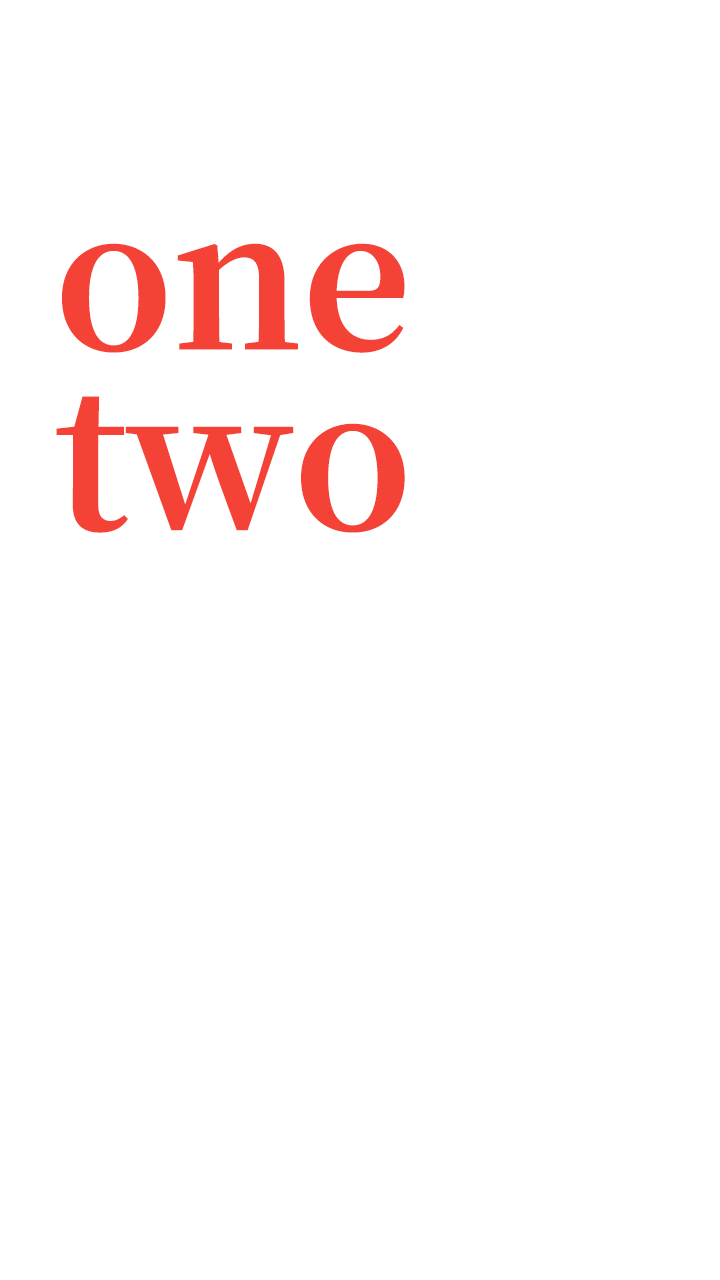
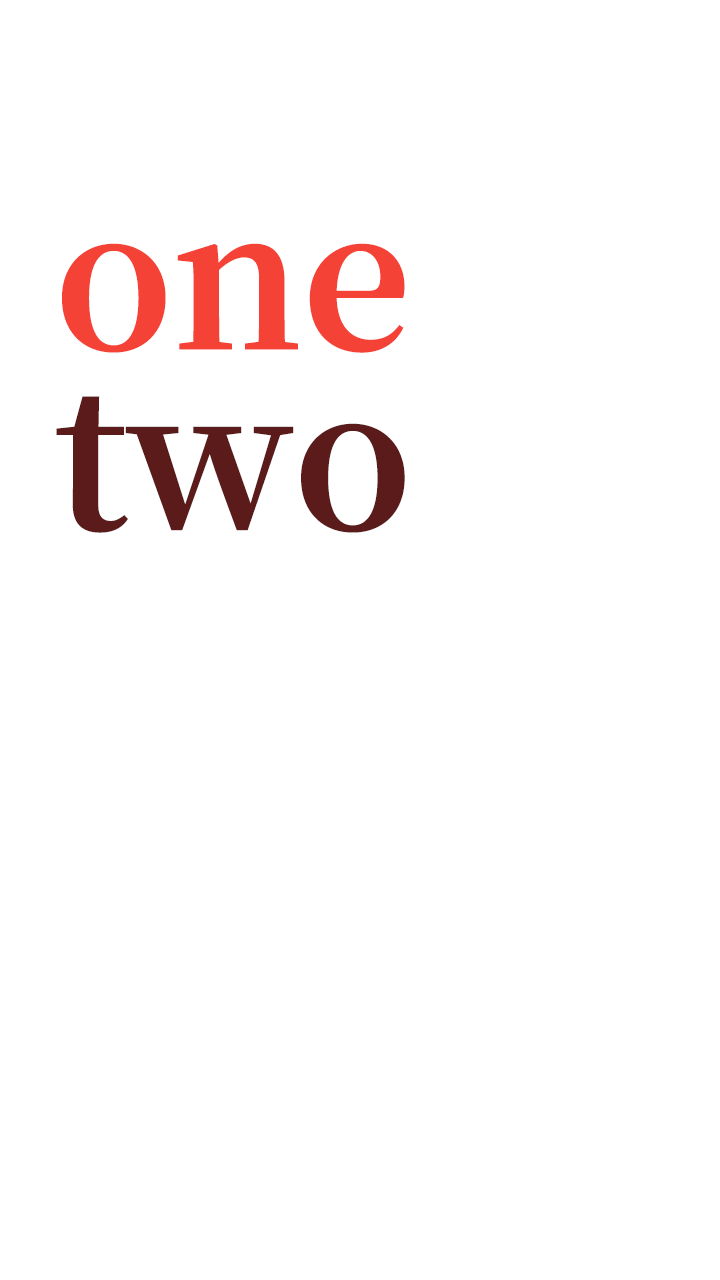
Layers edited between the first and the second 720 x 1280 image:
pixels changed over [56,396,405,533] (layer not identified)
